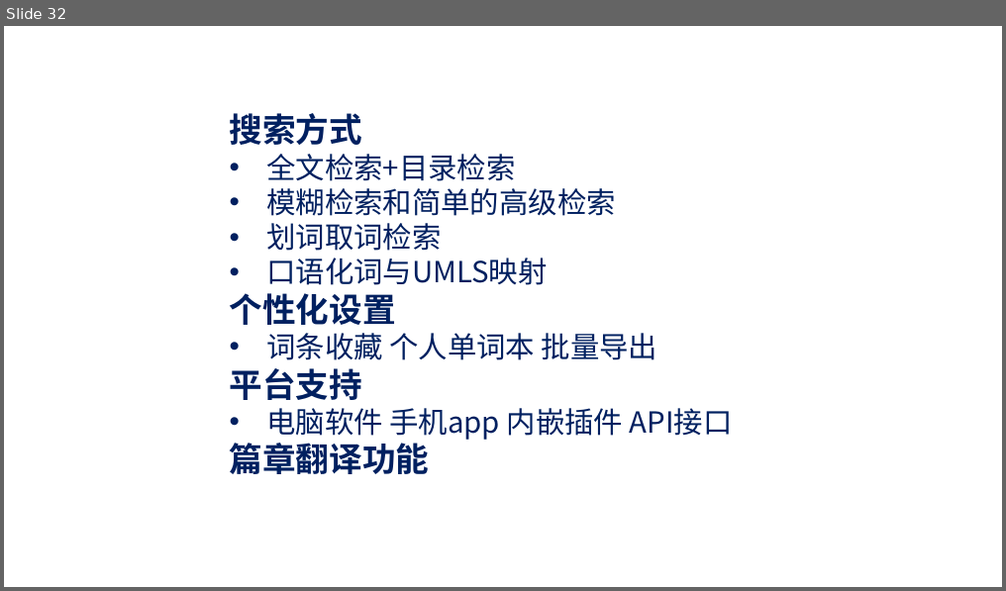
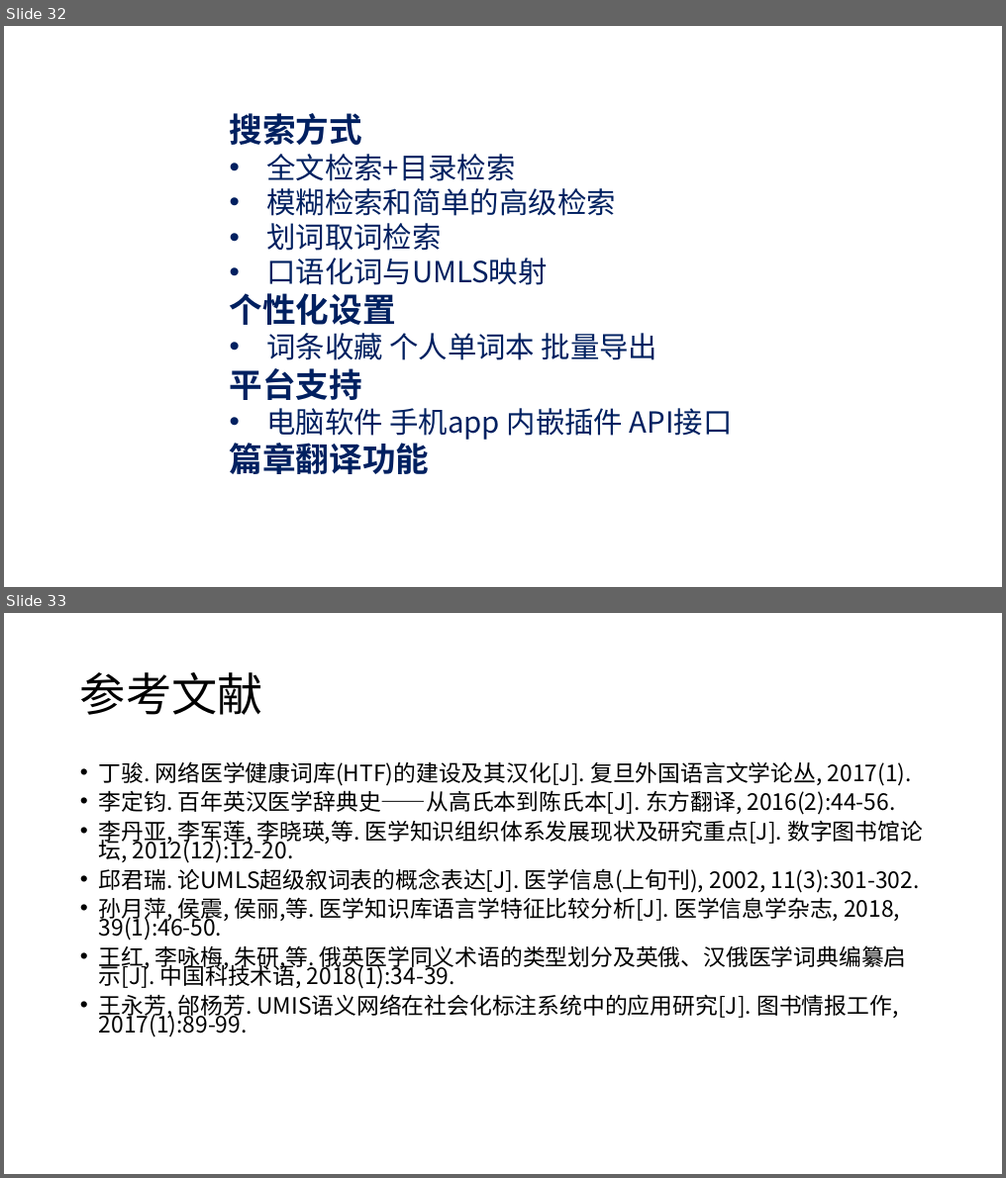
Before and after one commit to peijiawen98/TLK_1107, a slide deck: 电子词典需求分析.pptx. Shown one above the other, each under a label of ours: slide 32 before the commit, slides 32 and 33 after it. The pictures are 1006x591 and 1006x1178 pixels, drawn with LibreOffice and Linux fonts; fonts in the diff are those of the drawing. Boxes give left, top, right and bottom in pixels: in the first picture for what was removed or moved away, otherwise in the second. Text is boxed around its words. In the diff, an @@ line names an element or a change of style, - is before the commit and + after.

Commit message:
参考文献

```diff
--- a/电子词典需求分析.pptx
+++ b/电子词典需求分析.pptx
@@ slide 33 added at [4, 613, 1002, 1174], background #FFFFFF @@
@@ title added at [80, 672, 263, 715], 44 pt, text #000000 @@
+参考文献
@@ text added at [99, 761, 923, 1038], 21.7 pt, text #000000 @@
+• 丁骏. 网络医学健康词库(HTF)的建设及其汉化[J]. 复旦外国语言文学论丛, 2017(1).
+• 李定钧. 百年英汉医学辞典史——从高氏本到陈氏本[J]. 东方翻译, 2016(2):44-56.
+• 李丹亚, 李军莲, 李晓瑛,等. 医学知识组织体系发展现状及研究重点[J]. 数字图书馆论坛, 2012(12):12-20.
+• 邱君瑞. 论UMLS超级叙词表的概念表达[J]. 医学信息(上旬刊), 2002, 11(3):301-302.
+• 孙月萍, 侯震, 侯丽,等. 医学知识库语言学特征比较分析[J]. 医学信息学杂志, 2018, 39(1):46-50.
+• 王红, 李咏梅, 朱研,等. 俄英医学同义术语的类型划分及英俄、汉俄医学词典编纂启示[J]. 中国科技术语, 2018(1):34-39.
+• 王永芳, 邰杨芳. UMIS语义网络在社会化标注系统中的应用研究[J]. 图书情报工作, 2017(1):89-99.
```
